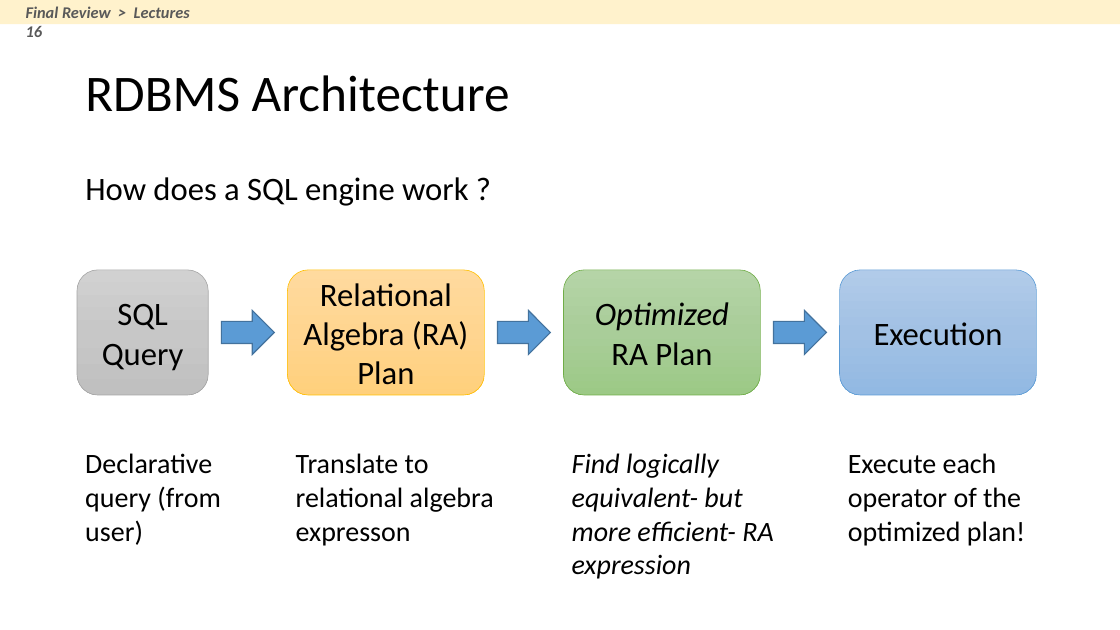
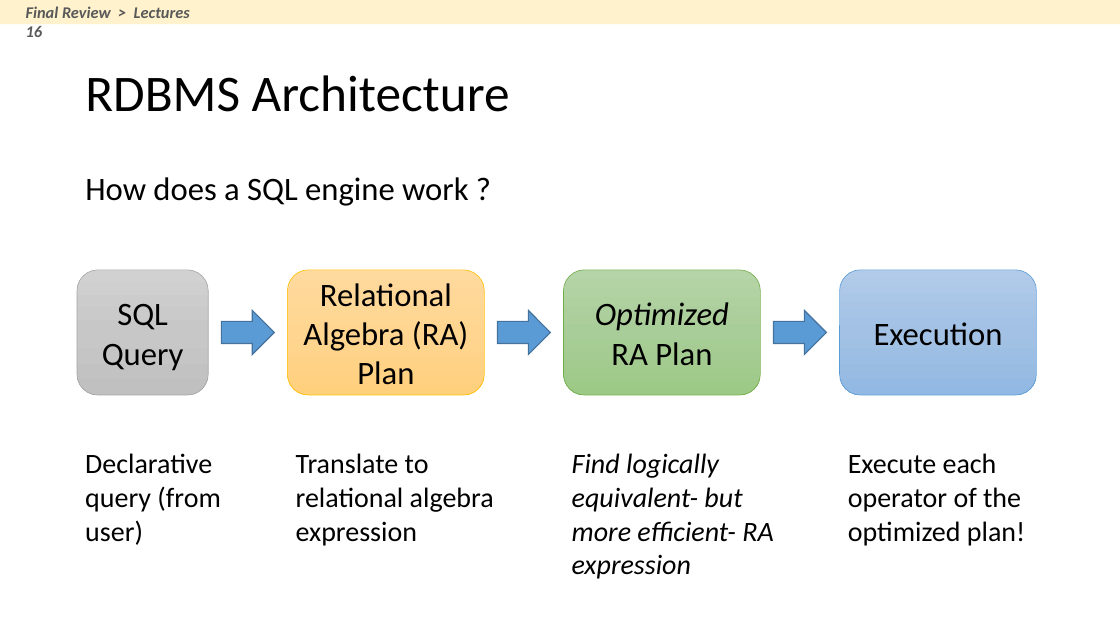
Before and after one commit to XIEQ/cs145-notebooks, a slide deck: slide 34 of final/final_review.pptx. Drawn at 1120x630 pixels with LibreOffice and Linux fonts; fonts in the diff are those of the drawing. Boxes give left, top, right and bottom in pixels: in the first picture for what was removed or moved away, otherwise in the second. Text is boxed around its words. In the diff, an @@ line names an element or a change of style, - is before the commit and + after.

```diff
--- a/final/final_review.pptx
+++ b/final/final_review.pptx
@@ text at bbox=[296, 453, 494, 546]: text changed @@
-Translate to relational algebra expresson
+Translate to relational algebra expression
```
Also in this commit, not shown: 6 other slides changed, 2 other files.
